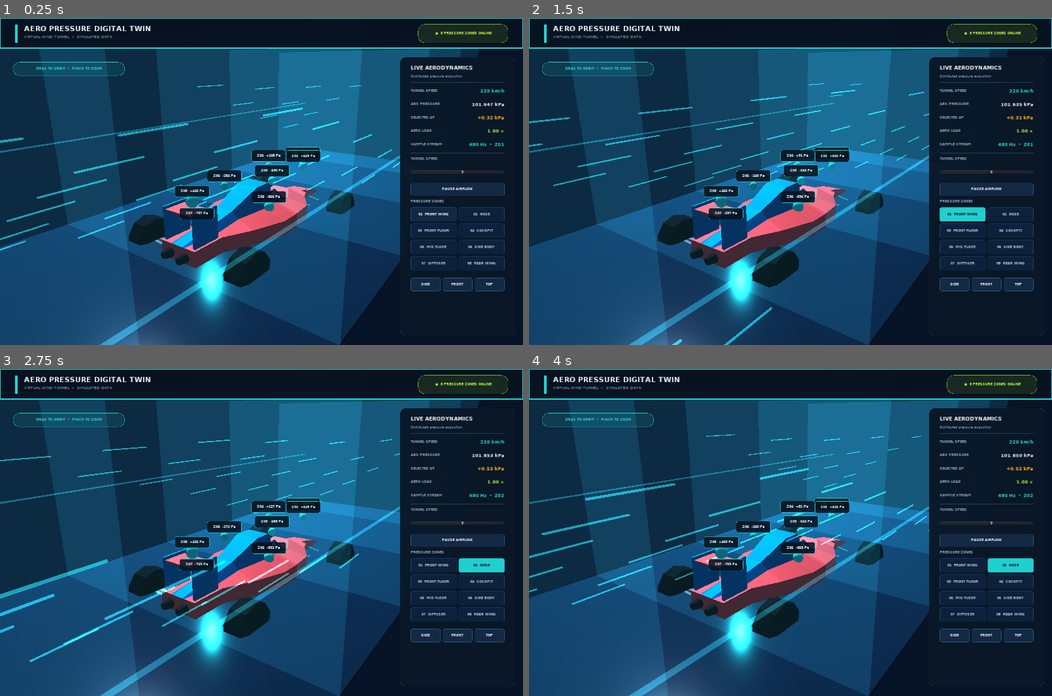
Above: before the commit, frames 1-4 (two rows, left to right).
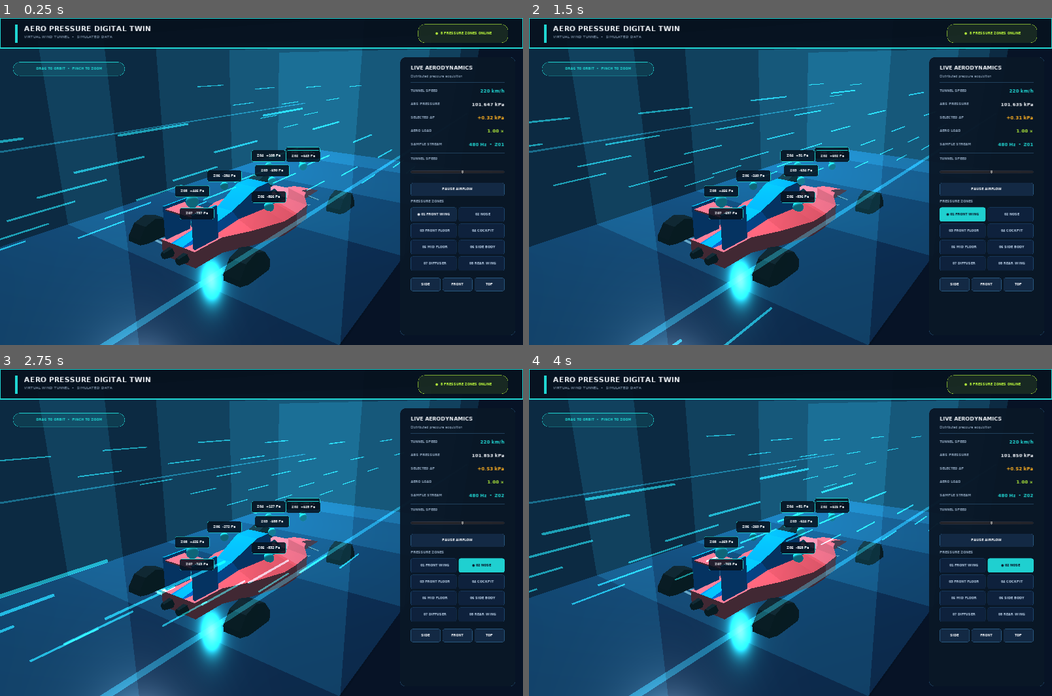
Above: after the commit, the same moments.

Repository: active-esl/godot-demos
Game: Godot game, scene res://Main.tscn
Same seed, same stepped clock (60 frames per second), same inputs: the game is played once before the commit and once after it.
Inputs (mouse positions are in pixels of both pictures, inside the frame that each line leads up to):
- Up to frame 1 (0.25 s): no input
- Up to frame 2 (1.5 s): click (963, 214) at 0.5 s, where only the run before the commit has a clickable "01 FRONT WING"; click (963, 214) at 1.25 s, where only the run after the commit has a clickable "● 01 FRONT WING"
- Up to frame 3 (2.75 s): click (481, 565) at 2 s, where only the run before the commit has a clickable "02 NOSE"
- Up to frame 4 (4 s): click (963, 565) at 2.75 s, where only the run after the commit has a clickable "01 FRONT WING"; click (1010, 565) at 3.5 s, where only the run after the commit has a clickable "02 NOSE"

The runs differ from the first frame. In frame 1, 0.2% of the frame differs, in the area x 79-95%, y 59-76%; in frame 2, 0.2%; in frame 3, 0.2%, in the area x 79-97%, y 58-76%; in frame 4, 0.2%.

Commit message:
fix: route web touch gestures explicitly

Diff:
--- a/demos/aero-pressure-digital-twin/Main.gd
+++ b/demos/aero-pressure-digital-twin/Main.gd
@@ -283,7 +283,13 @@
 	# nodes. Observe the stream before GUI dispatch, but only claim gestures
 	# that begin in the 3D viewport so the controls column remains interactive.
 	if event is InputEventScreenTouch:
-		if event.pressed and orbit_region_has_point(event.position):
+		if event.pressed:
+			var zone = sensor_zone_at(event.position)
+			if zone >= 0:
+				select_sensor(zone)
+				get_tree().set_input_as_handled()
+				return
+		if event.pressed and (orbit_region_has_point(event.position) or not touch_points.empty()):
 			touch_points[event.index] = event.position
 			if touch_points.size() == 1:
 				begin_orbit(event.position)
@@ -307,7 +313,12 @@
 		get_tree().set_input_as_handled()
 	elif event is InputEventMouseButton and event.button_index == BUTTON_LEFT:
 		if touch_points.empty():
-			if event.pressed and orbit_region_has_point(event.position):
+			var zone = sensor_zone_at(event.position)
+			if event.pressed and zone >= 0:
+				select_sensor(zone)
+				get_tree().set_input_as_handled()
+				return
+			elif event.pressed and orbit_region_has_point(event.position):
 				begin_orbit(event.position)
 			else:
 				dragging = false
@@ -317,6 +328,12 @@
 
 func orbit_region_has_point(position):
 	return position.x < get_viewport().size.x * 0.75 and position.y > 112.0
+
+func sensor_zone_at(position):
+	for i in range(sensor_buttons.size()):
+		if sensor_buttons[i].get_global_rect().has_point(position):
+			return i
+	return -1
 
 func begin_orbit(position):
 	dragging = true
@@ -367,6 +384,7 @@
 	selected_sensor = index
 	for i in range(sensor_buttons.size()):
 		sensor_buttons[i].modulate = WHITE if i == index else Color(0.72, 0.80, 0.88, 1)
+		sensor_buttons[i].text = ("● " if i == index else "  ") + "%02d %s" % [i + 1, sensor_names[i]]
 	print("AERO_SENSOR_SELECTED zone=%02d name=%s" % [index + 1, sensor_names[index]])
 
 func set_view(new_yaw, new_pitch):
